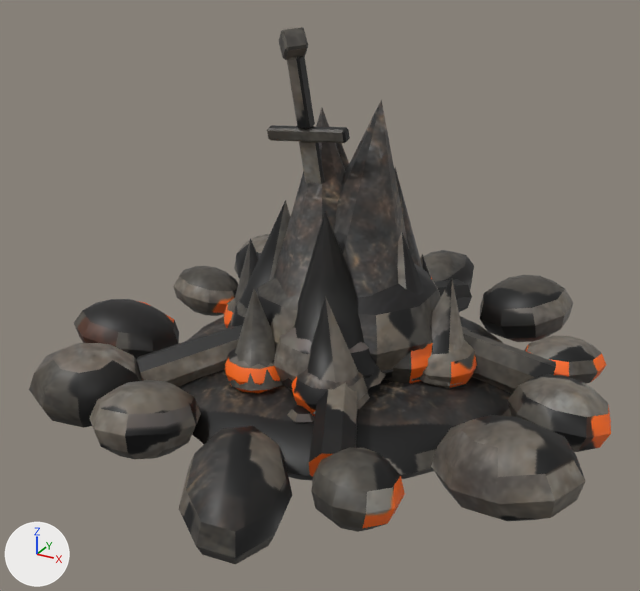
The glTF model Sunta/res/Models/Bonfire/bonfire.gltf as it was, and as the next commit left it.
Rendered twice from a camera (50 mm lens) standing at (0.908, -1.781, 1.089) and looking at (-0.021, -0.092, 0.244). Arrows for +X, +Y and +Z are at lower left; the lights stay in place. The older version comes first. Vertices at exactly the same position are counted once.

The older version as bpy lines, for what is in view:
```python
me_bonfire = bpy.data.meshes.new('Bonfire')
me_bonfire.from_pydata(...)  # 2605 vertices, 4870 faces; spans x -0.709..0.673, y -0.765..0.694, z -0.15..0.857
me_bonfire.materials.append(mat_bonfire)  # picture img_bonfire_diffuse
ob_bonfire = bpy.data.objects.new('Bonfire', me_bonfire)
ob_bonfire.location = (0.0, 0.0, 0.0)
```
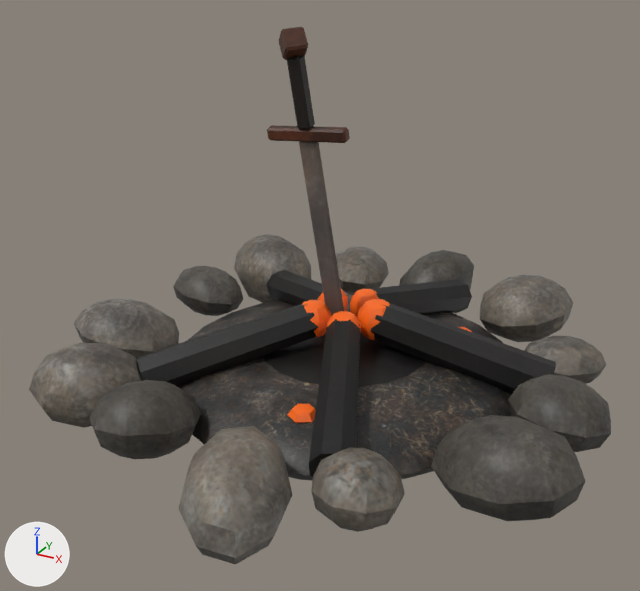
What differs and where, as boxes (x1, y1, x2, y2) in the pictures (640 x 591 px):
part 1 of me_bonfire, deleted: before (224, 100, 477, 416)
part 2 of me_bonfire, surface changed: (29, 27, 611, 564) in both

The change, as a diff of the scene's bpy script:
```diff
--- a/Sunta/res/Models/Bonfire/bonfire.gltf.py
+++ b/Sunta/res/Models/Bonfire/bonfire.gltf.py
@@ me_bonfire @@
 # used by ob_bonfire; location = (0.0, 0.0, 0.0)
-me_bonfire.from_pydata(...)  # 2605 vertices, 4870 faces; spans x -0.709..0.673, y -0.765..0.694, z -0.15..0.857
+me_bonfire.from_pydata(...)  # 1597 vertices, 3022 faces; spans x -0.709..0.673, y -0.765..0.694, z -0.15..0.857
+# me_bonfire part 1: 42 loose pieces with 1008 vertices, spanning x -0.341..0.341, y -0.333..0.307, z 0.008..0.697, are deleted
+# me_bonfire part 2: 3020 kept faces spanning x -0.709..0.673, y -0.765..0.694, z -0.15..0.857 get new texture (UV) coordinates
 me_bonfire.materials.append(mat_bonfire)
```
